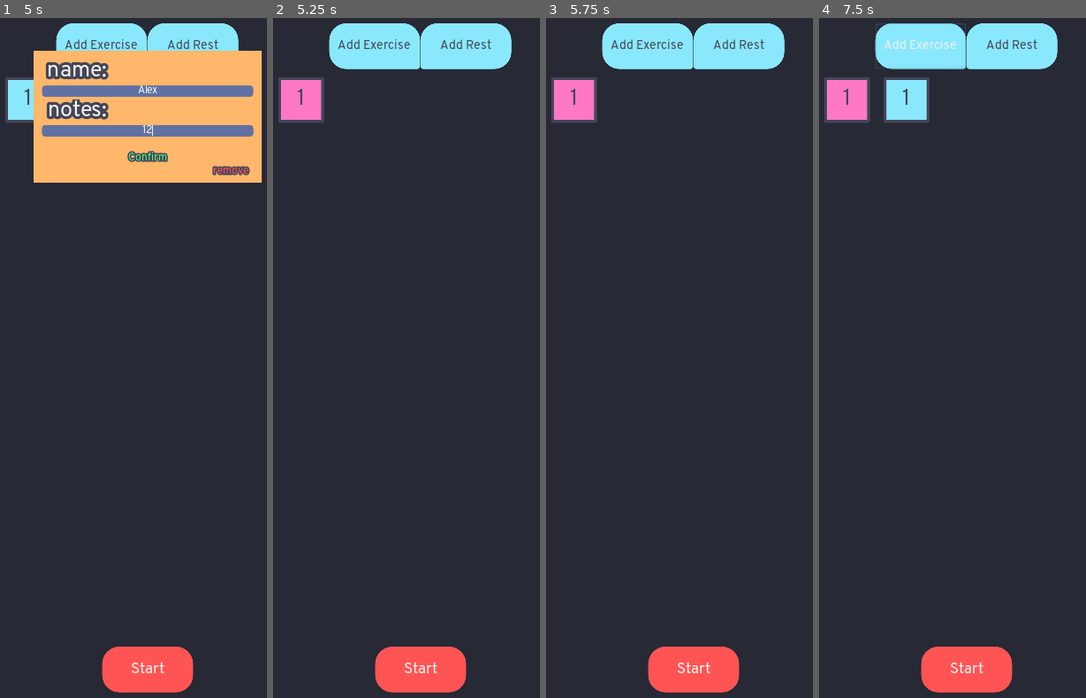
Above: before the commit, frames 1-4 (left to right).
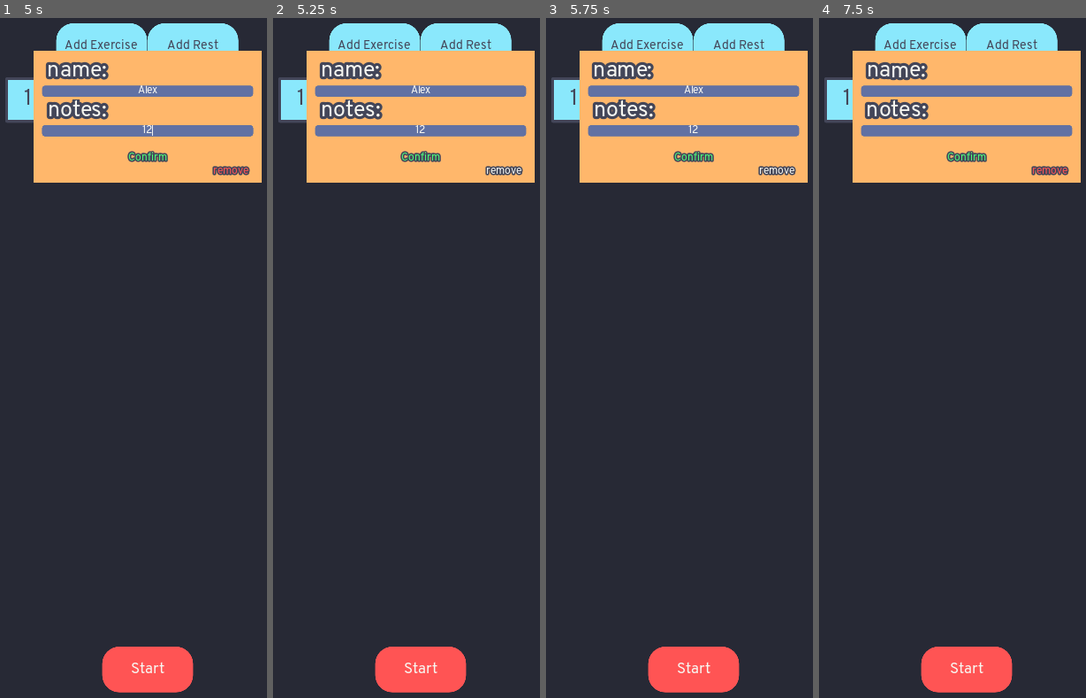
Above: after the commit, the same moments.

Repository: DevMort/Exercise-Assistant
Game: Godot game, scene res://Main.tscn
Same seed, same stepped clock (60 frames per second), same inputs: the game is played once before the commit and once after it.
Inputs (mouse positions are in pixels of both pictures, inside the frame that each line leads up to):
- Up to frame 1 (5 s): click "Start" at 0.5 s; click "Start" at 1.25 s; click "Add Exercise" at 2 s; click "Add Rest" at 2.75 s; click "1" at 3.5 s; click (146, 92) at 4.27 s; type "Alex" at 4.35 s; click (146, 133) at 4.5 s; type "12" at 4.58 s
- Up to frame 2 (5.25 s): click "remove" at 5 s
- Up to frame 3 (5.75 s): no input
- Up to frame 4 (7.5 s): click (965, 160) at 5.75 s, where only the run after the commit has a clickable "Confirm"; click "Add Exercise" at 6.5 s; click (965, 99) at 7.25 s, where only the run after the commit has a clickable "2"

Frame 1 is identical in both runs. In frame 2, 17% of the frame differs, in the area x 2-99%, y 4-25%; in frame 3, 17%; in frame 4, 17%, in the area x 2-99%, y 0-25%.

Commit message:
Starting fresh on the save and load; it's hard

Diff:
--- a/Scripts/Exercise.gd
+++ b/Scripts/Exercise.gd
@@ -20,13 +20,7 @@
 	panel.get_parent().show()
 
 func remove() -> void:
-	var x = get_tree().get_nodes_in_group("main")
-	x[0].ex_count -= 1
-	x[0].set.erase(String(name))
-	Global.set = x[0].set
-	x[0].save()
-
-	queue_free()
+	pass
 
 func confirm() -> void:
 	var x = get_tree().get_nodes_in_group("main")
--- a/Scripts/Main.gd
+++ b/Scripts/Main.gd
@@ -15,6 +15,7 @@
 
 func _ready():
 	load_sets()
+	Global.set = {}
 
 	add_exercise_button.connect("pressed", self, "add_exercise")
 	add_rest_button.connect("pressed", self, "add_rest")
--- a/Scripts/Rest.gd
+++ b/Scripts/Rest.gd
@@ -23,14 +23,7 @@
 	panel.get_parent().show()
 
 func remove() -> void:
-	var x = get_tree().get_nodes_in_group("main")
-	x[0].re_count -= 1
-	x[0].set.erase(String(name))
-	Global.set = x[0].set
-	x[0].save()
-
-
-	queue_free()
+	pass
 
 func confirm() -> void:
 	var x = get_tree().get_nodes_in_group("main")
